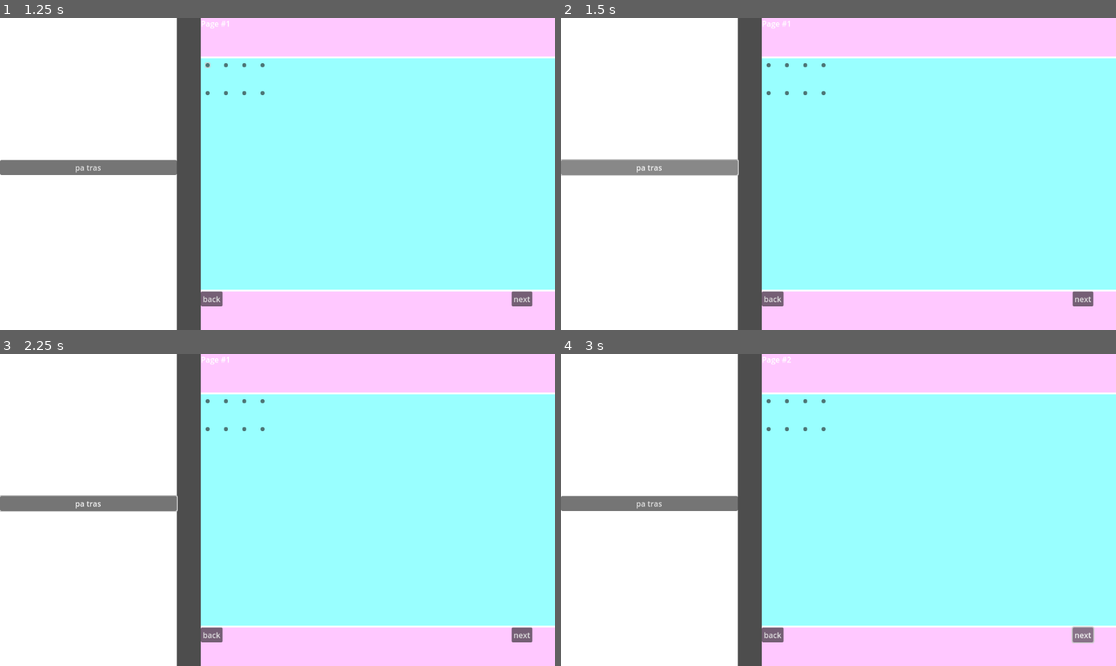
Above: before the commit, frames 1-4 (two rows, left to right).
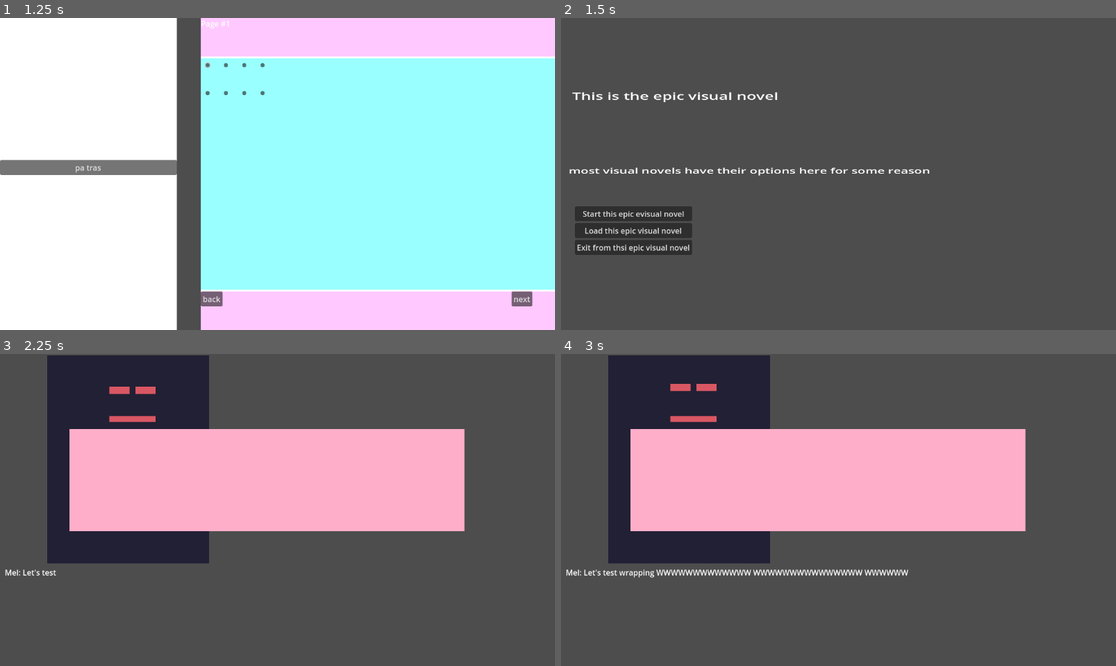
Above: after the commit, the same moments.

Repository: LuisGarrillo/Neo-Mel-vn
Game: Godot game, scene res://scenes/main.tscn
Same seed, same stepped clock (60 frames per second), same inputs: the game is played once before the commit and once after it.
Inputs (mouse positions are in pixels of both pictures, inside the frame that each line leads up to):
- Up to frame 1 (1.25 s): click "Load this epic visual novel" at 0.5 s
- Up to frame 2 (1.5 s): click "pa tras" at 1.25 s
- Up to frame 3 (2.25 s): click (72, 550) at 2 s, where only the run after the commit has a clickable "Start this epic evisual novel"
- Up to frame 4 (3 s): click (1082, 634) at 2.75 s, where only the run before the commit has a clickable "next"

Frame 1 is identical in both runs. In frame 2, 96% of the frame differs, in the area x 0-100%, y 0-100%; in frame 3, 99%; in frame 4, 99%.

Commit message:
Add back from save load menu

Diff:
--- a/scripts/main.gd
+++ b/scripts/main.gd
@@ -7,6 +7,7 @@
 var game
 var save_load
 var pause_menu : PauseMenu
+var go_back_screens: Dictionary = {}
 
 func _process(_delta: float) -> void:
 	check_input()
@@ -15,7 +16,7 @@
 	pause_menu.load.connect(load_game)
 	pause_menu.status.connect(check_status)
 	pause_menu.resume.connect(handle_pause)
-	pause_menu.title.connect(back_to_title)
+	pause_menu.title.connect(go_back)
 
 func check_input():
 	if Input.is_action_just_pressed("pause") and !on_title:
@@ -48,6 +49,9 @@
 		remove_child(title)
 	save_load = SAVE_LOAD.instantiate()
 	save_load.set_up_mode("load")
+	save_load.previous_screen = "title"
+	save_load.return_back.connect(go_back)
+	go_back_screens["save_load"] = save_load
 	add_child(save_load)
 
 func game_exit() -> void:
@@ -56,9 +60,19 @@
 func check_status():
 	pass
 
+func go_back(from, to):
+	if from == "save_load":
+		remove_child(save_load)
+		toggle_pause()
+		save_load = null
+	elif from == "pause":
+		handle_pause()
+
+	if to == "title":
+		back_to_title()
+
 func back_to_title():
 	on_title = true
-	handle_pause()
 	var children = get_children()
 	for child in children:
 		remove_child(child)
